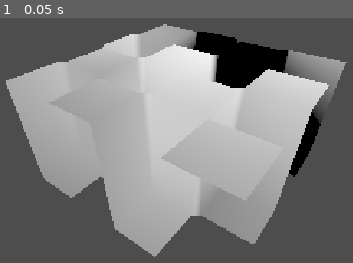
Above: before the commit, frame 1.
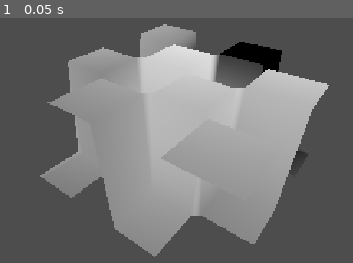
Above: after the commit, the same moment.

Repository: erlewa/terrain-generation
Game: Godot game, scene res://scenes/terrain.tscn
Two runs of this game, one before a commit and one after it. Both use one fixed random seed, a clock stepped at 60 frames per second and the inputs below.
Inputs:
- Up to frame 1 (0.05 s): no input

The runs differ from the first frame. In frame 1, 14% of the frame differs, in the area x 1-99%, y 5-66%.

Commit message:
feat: more lit review

Diff:
--- a/terrain-geneneration/scenes/terrain.tscn
+++ b/terrain-geneneration/scenes/terrain.tscn
@@ -37,7 +37,7 @@
 metadata/_edit_use_anchors_ = true
 
 [node name="OmniLight3D" type="OmniLight3D" parent="." unique_id=2066363735]
-transform = Transform3D(1, 0, 0, 0, 0.35362428, -0.93538755, 0, 0.93538755, 0.35362428, -0.011878371, 1.7851954, 1.590866)
+transform = Transform3D(1, 0, 0, 0, 0.35362428, -0.93538755, 0, 0.93538755, 0.35362428, 0.37111723, 1.7851954, 2.0853696)
 light_energy = 1.466
 omni_range = 5.883
 
--- a/terrain-geneneration/shaders/fbm_terrain.gdshader
+++ b/terrain-geneneration/shaders/fbm_terrain.gdshader
@@ -36,7 +36,8 @@
 // \(d_x = \frac{\text{height}(x+1, y) - \text{height}(x-1, y)}{2}\)
 // \(d_y = \frac{\text{height}(x, y+1) - \text{height}(x, y-1)}{2}\)
 void vertex() {
-	VERTEX = vec3(VERTEX.x, texture(fbm, UV).r, VERTEX.z);
+	ivec2 pixel = get_tex_pixel_coord(UV);
+	VERTEX = vec3(VERTEX.x, texelFetch(fbm, pixel, 0).r, VERTEX.z);
 	NORMAL = compute_normal(UV);
 }
 
Not shown, added: docs/(1994) Multiple Flow Direction Algorithms for Runoff Modelling in Grid Based Elevation Models an Empirical Evaluation.md
Not shown, changed: docs/(2024) Efficient Debris-Flow Simulation for Steep Terrain Erosion.md
Not shown, added: docs/.obsidian/community-plugins.json
Not shown, added: docs/.obsidian/plugins/obsidian-excalidraw-plugin/data.json
Not shown, added: docs/.obsidian/plugins/obsidian-excalidraw-plugin/main.js
Not shown, added: docs/.obsidian/plugins/obsidian-excalidraw-plugin/manifest.json
Not shown, added: docs/.obsidian/plugins/obsidian-excalidraw-plugin/styles.css
Not shown, changed: docs/.obsidian/workspace.json
Not shown, added: docs/Presentation Visuals/Project Idea.md
Not shown, added: docs/images/Pasted image 20261011122058.png
